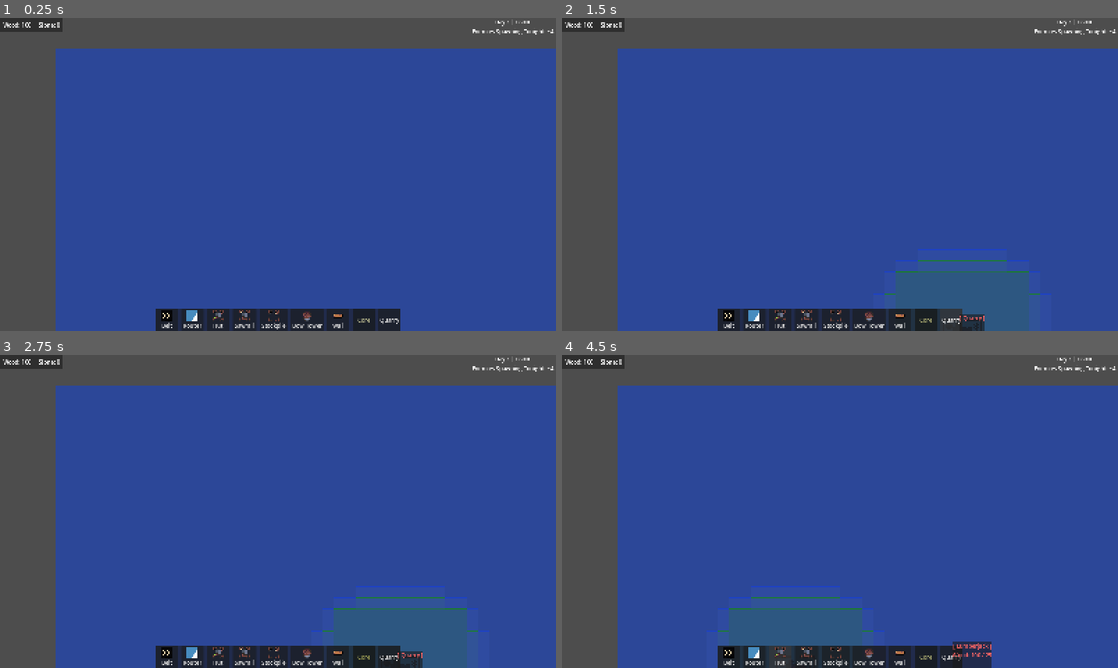
Above: before the commit, frames 1-4 (two rows, left to right).
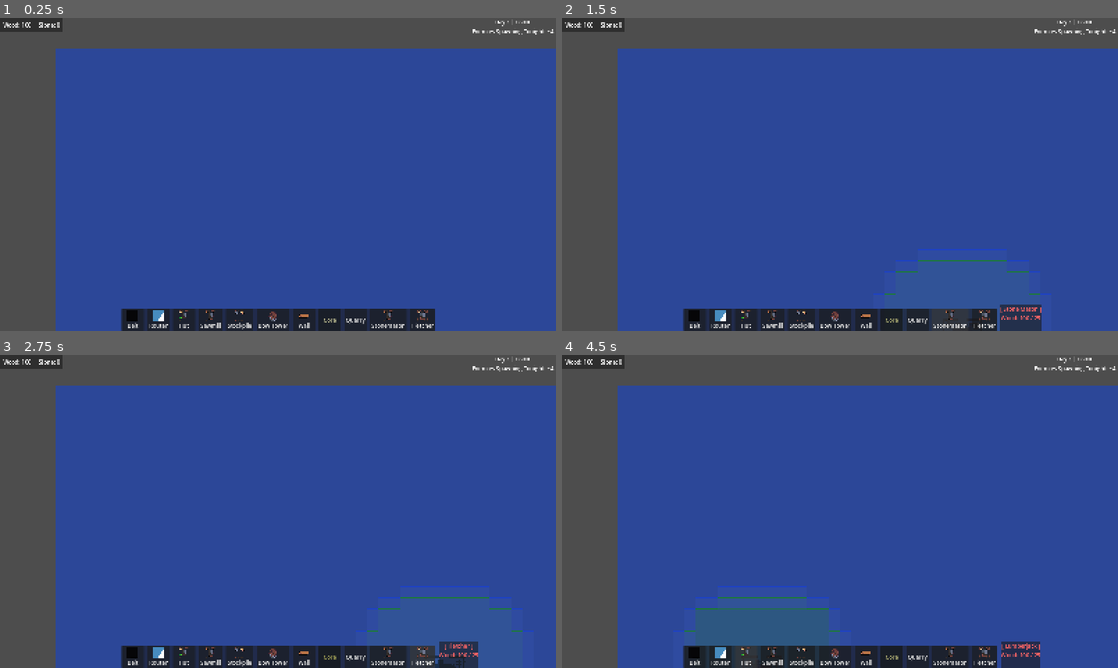
Above: after the commit, the same moments.

Repository: ColdTerror/Core-and-Conveyor
Game: Godot game, scene res://scenes/level.tscn
Two runs of this game, one before a commit and one after it. Both use one fixed random seed, a clock stepped at 60 frames per second and the inputs below. The engine's default icon, where the game draws it, is replaced by a stand-in: a white triangle on a blue panel in a dark square.
Inputs (mouse positions are in pixels of both pictures, inside the frame that each line leads up to):
- Up to frame 1 (0.25 s): no input
- Up to frame 2 (1.5 s): click "Sawmill" at 0.5 s; click (951, 318) at 1.25 s, where only the run after the commit has a clickable "Stonemason"
- Up to frame 3 (2.75 s): click (422, 655) at 2 s, where only the run after the commit has a clickable "Fletcher"
- Up to frame 4 (4.5 s): click "Belt" at 2.75 s; click "Router" at 3.5 s; click "Hut" at 4.25 s

The runs differ from the first frame. In frame 1, 2.2% of the frame differs, in the area x 21-79%, y 92-100%; in frame 2, 2.8%; in frame 3, 3.2%; in frame 4, 3.5%, in the area x 20-86%, y 73-100%.

Commit message:
Add stonemason & fletcher, stone brick recipe
Add new Stonemason and Fletcher building scenes and hook them into the level and UI. Introduces a Stone Brick item resource and its recipe (stone -> stone brick). Update arrow item resources: set ammo_type to "Arrow" and remove stack_size entries. Modify Sawmill scene to remove arrow recipes and rename the root node to "Sawmill". Update level.tscn to reference the new building scenes, expose stonemason and fletcher scenes, and add them to the hotbar; also set TimeManager.real_minutes_per_day to 1.0. Adjust game UI positioning offsets. Update scripts/Level.gd to export the new scene references and add the buildings to the build bar.

Diff:
--- a/resources/items/ammo/stone_arrow.tres
+++ b/resources/items/ammo/stone_arrow.tres
@@ -13,7 +13,6 @@
 texture = SubResource("AtlasTexture_8vysk")
 description = "Basic Stone Arrow"
 is_ammo = true
-ammo_type = "Rock"
+ammo_type = "Arrow"
 damage = 15
-stack_size = 10
 metadata/_custom_type_script = "uid://c1ggtlkymktgi"
--- a/resources/items/ammo/wooden_arrow.tres
+++ b/resources/items/ammo/wooden_arrow.tres
@@ -15,5 +15,4 @@
 is_ammo = true
 ammo_type = "Arrow"
 damage = 10
-stack_size = 5
 metadata/_custom_type_script = "uid://c1ggtlkymktgi"
--- /dev/null
+++ b/resources/items/refined_resources/stone_brick.tres
@@ -0,0 +1,15 @@
+[gd_resource type="Resource" script_class="ItemResource" format=3 uid="uid://cu1uqdh4jf60j"]
+
+[ext_resource type="Script" uid="uid://c1ggtlkymktgi" path="res://resources/items/ItemResource.gd" id="1_3f20w"]
+[ext_resource type="Texture2D" uid="uid://b0gxrsvr8wc6c" path="res://assets/Items.png" id="2_sxn6b"]
+
+[sub_resource type="AtlasTexture" id="AtlasTexture_mxpat"]
+atlas = ExtResource("2_sxn6b")
+region = Rect2(48, 0, 32, 32)
+
+[resource]
+script = ExtResource("1_3f20w")
+display_name = "Stone Brick"
+texture = SubResource("AtlasTexture_mxpat")
+description = "Refined Stone"
+metadata/_custom_type_script = "uid://c1ggtlkymktgi"
--- /dev/null
+++ b/resources/recipes/stone_brick_recipe.tres
@@ -0,0 +1,14 @@
+[gd_resource type="Resource" script_class="RecipeResource" format=3 uid="uid://dqw16gvtd7erw"]
+
+[ext_resource type="Resource" uid="uid://b2175t1sagf73" path="res://resources/items/raw_resources/stone.tres" id="1_3glfa"]
+[ext_resource type="Script" uid="uid://cklg1indprsb3" path="res://resources/recipes/recipe_resource.gd" id="1_e5ee3"]
+[ext_resource type="Resource" uid="uid://cu1uqdh4jf60j" path="res://resources/items/refined_resources/stone_brick.tres" id="2_5nal8"]
+
+[resource]
+script = ExtResource("1_e5ee3")
+recipe_name = "Stone Brick"
+inputs = {
+ExtResource("1_3glfa"): 1
+}
+output_item = ExtResource("2_5nal8")
+metadata/_custom_type_script = "uid://cklg1indprsb3"
--- /dev/null
+++ b/scenes/buildings/fletcher_building.tscn
@@ -0,0 +1,46 @@
+[gd_scene format=3 uid="uid://4cbh1hhyn6y"]
+
+[ext_resource type="Script" uid="uid://b38bbdwg8gt5r" path="res://scripts/building/generic scripts/processor_building.gd" id="1_3mvq6"]
+[ext_resource type="Script" uid="uid://cklg1indprsb3" path="res://resources/recipes/recipe_resource.gd" id="2_6ilv4"]
+[ext_resource type="Resource" uid="uid://cknrujmv6ndsh" path="res://resources/recipes/wooden_arrow.tres" id="4_ydm5i"]
+[ext_resource type="Resource" uid="uid://7xlppm4ur3cd" path="res://resources/recipes/stone_arrow.tres" id="5_f1dpl"]
+[ext_resource type="PackedScene" uid="uid://dh3njqr7x7ls7" path="res://scenes/item.tscn" id="6_nwrrc"]
+[ext_resource type="Texture2D" uid="uid://r4ptpn5bnwmd" path="res://assets/Buildings.png" id="7_3qfam"]
+[ext_resource type="Script" uid="uid://cgb51uk8xwxmq" path="res://scripts/CostData.gd" id="8_184e1"]
+
+[sub_resource type="AtlasTexture" id="AtlasTexture_5rwt6"]
+atlas = ExtResource("7_3qfam")
+region = Rect2(256, 0, 128, 128)
+
+[sub_resource type="Resource" id="Resource_axv5i"]
+script = ExtResource("8_184e1")
+amount = 25
+metadata/_custom_type_script = "uid://cgb51uk8xwxmq"
+
+[sub_resource type="RectangleShape2D" id="RectangleShape2D_0p6bf"]
+size = Vector2(128, 128)
+
+[node name="Fletcher" type="Node2D" unique_id=2042910788 groups=["Structure"]]
+script = ExtResource("1_3mvq6")
+recipes = Array[ExtResource("2_6ilv4")]([ExtResource("4_ydm5i"), ExtResource("5_f1dpl")])
+generic_item_scene = ExtResource("6_nwrrc")
+building_name = "Fletcher"
+size = Vector2i(4, 4)
+icon = SubResource("AtlasTexture_5rwt6")
+build_costs = Array[ExtResource("8_184e1")]([SubResource("Resource_axv5i")])
+
+[node name="Sprite2D" type="Sprite2D" parent="." unique_id=1104015182]
+modulate = Color(0, 0.7319541, 7.70092e-07, 1)
+self_modulate = Color(0, 0.73333335, 0, 1)
+texture = ExtResource("7_3qfam")
+region_enabled = true
+region_rect = Rect2(128, 0, 128, 128)
+
+[node name="Area2D" type="Area2D" parent="." unique_id=803807135]
+
+[node name="CollisionShape2D" type="CollisionShape2D" parent="Area2D" unique_id=1856652810]
+shape = SubResource("RectangleShape2D_0p6bf")
+
+[node name="Line2D" type="Line2D" parent="." unique_id=1388375912]
+width = 2.0
+default_color = Color(0.8211179, 0, 0.4125038, 1)
--- a/scenes/buildings/sawmill_building.tscn
+++ b/scenes/buildings/sawmill_building.tscn
@@ -4,9 +4,7 @@
 [ext_resource type="Script" uid="uid://cklg1indprsb3" path="res://resources/recipes/recipe_resource.gd" id="2_54i5s"]
 [ext_resource type="Resource" uid="uid://bx2kdsrebhihj" path="res://resources/recipes/sawmill_plank_recipe.tres" id="2_bsvfy"]
 [ext_resource type="PackedScene" uid="uid://dh3njqr7x7ls7" path="res://scenes/item.tscn" id="3_54i5s"]
-[ext_resource type="Resource" uid="uid://cknrujmv6ndsh" path="res://resources/recipes/wooden_arrow.tres" id="4_54i5s"]
 [ext_resource type="Texture2D" uid="uid://r4ptpn5bnwmd" path="res://assets/Buildings.png" id="4_l8ny5"]
-[ext_resource type="Resource" uid="uid://7xlppm4ur3cd" path="res://resources/recipes/stone_arrow.tres" id="5_axv5i"]
 [ext_resource type="Script" uid="uid://cgb51uk8xwxmq" path="res://scripts/CostData.gd" id="7_351yf"]
 
 [sub_resource type="AtlasTexture" id="AtlasTexture_5rwt6"]
@@ -21,9 +19,9 @@
 [sub_resource type="RectangleShape2D" id="RectangleShape2D_0p6bf"]
 size = Vector2(128, 128)
 
-[node name="SawmillBuilding" type="Node2D" unique_id=2042910788 groups=["Structure"]]
+[node name="Sawmill" type="Node2D" unique_id=2042910788 groups=["Structure"]]
 script = ExtResource("1_1l473")
-recipes = Array[ExtResource("2_54i5s")]([ExtResource("2_bsvfy"), ExtResource("4_54i5s"), ExtResource("5_axv5i")])
+recipes = Array[ExtResource("2_54i5s")]([ExtResource("2_bsvfy")])
 generic_item_scene = ExtResource("3_54i5s")
 building_name = "Sawmill"
 size = Vector2i(4, 4)
--- /dev/null
+++ b/scenes/buildings/stonemason_building.tscn
@@ -0,0 +1,45 @@
+[gd_scene format=3 uid="uid://do66a1tmnwe8j"]
+
+[ext_resource type="Script" uid="uid://b38bbdwg8gt5r" path="res://scripts/building/generic scripts/processor_building.gd" id="1_y0any"]
+[ext_resource type="Script" uid="uid://cklg1indprsb3" path="res://resources/recipes/recipe_resource.gd" id="2_6lv13"]
+[ext_resource type="Resource" uid="uid://dqw16gvtd7erw" path="res://resources/recipes/stone_brick_recipe.tres" id="3_gk7jf"]
+[ext_resource type="PackedScene" uid="uid://dh3njqr7x7ls7" path="res://scenes/item.tscn" id="6_j51oa"]
+[ext_resource type="Texture2D" uid="uid://r4ptpn5bnwmd" path="res://assets/Buildings.png" id="7_sekjx"]
+[ext_resource type="Script" uid="uid://cgb51uk8xwxmq" path="res://scripts/CostData.gd" id="8_4evbc"]
+
+[sub_resource type="AtlasTexture" id="AtlasTexture_5rwt6"]
+atlas = ExtResource("7_sekjx")
+region = Rect2(256, 0, 128, 128)
+
+[sub_resource type="Resource" id="Resource_axv5i"]
+script = ExtResource("8_4evbc")
+amount = 25
+metadata/_custom_type_script = "uid://cgb51uk8xwxmq"
+
+[sub_resource type="RectangleShape2D" id="RectangleShape2D_0p6bf"]
+size = Vector2(128, 128)
+
+[node name="Stone Mason" type="Node2D" unique_id=2042910788 groups=["Structure"]]
+script = ExtResource("1_y0any")
+recipes = Array[ExtResource("2_6lv13")]([ExtResource("3_gk7jf")])
+generic_item_scene = ExtResource("6_j51oa")
+building_name = "Stone Mason"
+size = Vector2i(4, 4)
+icon = SubResource("AtlasTexture_5rwt6")
+build_costs = Array[ExtResource("8_4evbc")]([SubResource("Resource_axv5i")])
+
+[node name="Sprite2D" type="Sprite2D" parent="." unique_id=1104015182]
+modulate = Color(0.41568628, 0.41568628, 0, 1)
+self_modulate = Color(0.41568628, 0.41568628, 0, 1)
+texture = ExtResource("7_sekjx")
+region_enabled = true
+region_rect = Rect2(256, 0, 128, 128)
+
+[node name="Area2D" type="Area2D" parent="." unique_id=803807135]
+
+[node name="CollisionShape2D" type="CollisionShape2D" parent="Area2D" unique_id=1856652810]
+shape = SubResource("RectangleShape2D_0p6bf")
+
+[node name="Line2D" type="Line2D" parent="." unique_id=1388375912]
+width = 2.0
+default_color = Color(0.8211179, 0, 0.4125038, 1)
--- a/scenes/level.tscn
+++ b/scenes/level.tscn
@@ -18,8 +18,10 @@
 [ext_resource type="PackedScene" uid="uid://u8dr3txp3net" path="res://scenes/buildings/towers/bow_tower.tscn" id="17_xy2fk"]
 [ext_resource type="PackedScene" uid="uid://2067p75ou047" path="res://scenes/ui/building_hover_popup.tscn" id="18_82cfe"]
 [ext_resource type="PackedScene" uid="uid://cg13cd0e8r5ne" path="res://scenes/buildings/towers/projectile.tscn" id="18_cmcjb"]
+[ext_resource type="PackedScene" uid="uid://do66a1tmnwe8j" path="res://scenes/buildings/stonemason_building.tscn" id="18_gur6y"]
 [ext_resource type="PackedScene" uid="uid://c0fjlwuepy3iy" path="res://scenes/buildings/wall.tscn" id="18_kih21"]
 [ext_resource type="PackedScene" uid="uid://dtgqlytnlxmmy" path="res://scenes/buildings/conveyer.tscn" id="19_gur6y"]
+[ext_resource type="PackedScene" uid="uid://4cbh1hhyn6y" path="res://scenes/buildings/fletcher_building.tscn" id="19_v3why"]
 [ext_resource type="PackedScene" uid="uid://bscvnmiqn3de6" path="res://scenes/buildings/router_building.tscn" id="20_2e2fo"]
 [ext_resource type="PackedScene" uid="uid://dstw12awamhw8" path="res://scenes/buildings/core_building.tscn" id="21_gur6y"]
 [ext_resource type="PackedScene" uid="uid://3nhjwgrvtktn" path="res://scenes/ui/game_ui.tscn" id="21_h6wmr"]
@@ -34,7 +36,6 @@
 
 [node name="Level" type="Node2D" unique_id=368109732]
 script = ExtResource("1_olg7q")
-current_map_type = 2
 tile_library = Array[ExtResource("2_olg7q")]([ExtResource("3_t1rx8"), ExtResource("4_8iemx"), ExtResource("5_64w2a"), ExtResource("6_fpun6"), ExtResource("7_wc255")])
 item_scene = ExtResource("13_arp2o")
 stockpile_scene = ExtResource("14_ux5qa")
@@ -46,6 +47,8 @@
 router_scene = ExtResource("20_2e2fo")
 core_scene = ExtResource("21_gur6y")
 quarry_scene = ExtResource("17_w3o6u")
+stonemason_scene = ExtResource("18_gur6y")
+fletcher_scene = ExtResource("19_v3why")
 projectile_scene = ExtResource("18_cmcjb")
 
 [node name="WaveManager" parent="." unique_id=2093612804 node_paths=PackedStringArray("level_ref", "corruption_layer", "time_manager", "enemy_popup") instance=ExtResource("32_2e2fo")]
@@ -99,6 +102,7 @@
 [node name="TimeManager" type="Node2D" parent="." unique_id=1909731771 node_paths=PackedStringArray("lighting_modulate")]
 script = ExtResource("23_asl66")
 lighting_modulate = NodePath("../DayNightLighting")
+real_minutes_per_day = 1.0
 
 [node name="DayNightLighting" type="CanvasModulate" parent="." unique_id=492842884]
 color = Color(1, 1, 1, 0)
--- a/scenes/ui/game_ui.tscn
+++ b/scenes/ui/game_ui.tscn
@@ -48,9 +48,9 @@
 anchor_top = 1.0
 anchor_right = 0.5
 anchor_bottom = 1.0
-offset_left = 360.0
+offset_left = 500.0
 offset_top = -40.0
-offset_right = 400.0
+offset_right = 540.0
 grow_horizontal = 2
 grow_vertical = 0
 
--- a/scripts/Level.gd
+++ b/scripts/Level.gd
@@ -47,6 +47,9 @@
 @export var router_scene: PackedScene
 @export var core_scene: PackedScene
 @export var quarry_scene: PackedScene
+@export var stonemason_scene: PackedScene
+@export var fletcher_scene: PackedScene
+
 
 # ------------------
 
@@ -101,6 +104,9 @@
 	_add_building_to_bar("Wall", wall_scene)
 	_add_building_to_bar("Core", core_scene)
 	_add_building_to_bar("Quarry", quarry_scene)
+	_add_building_to_bar("Stonemason", stonemason_scene)
+	_add_building_to_bar("Fletcher", fletcher_scene)
+
 
 
 func _add_building_to_bar(name: String, packed_scene: PackedScene):
